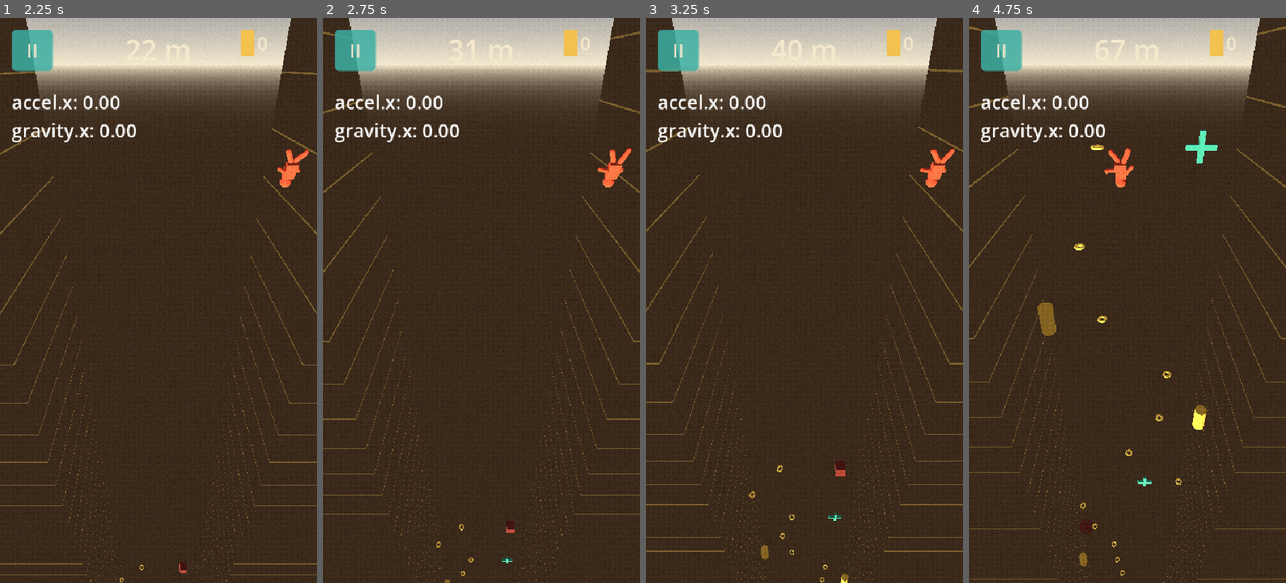
Above: before the commit, frames 1-4 (left to right).
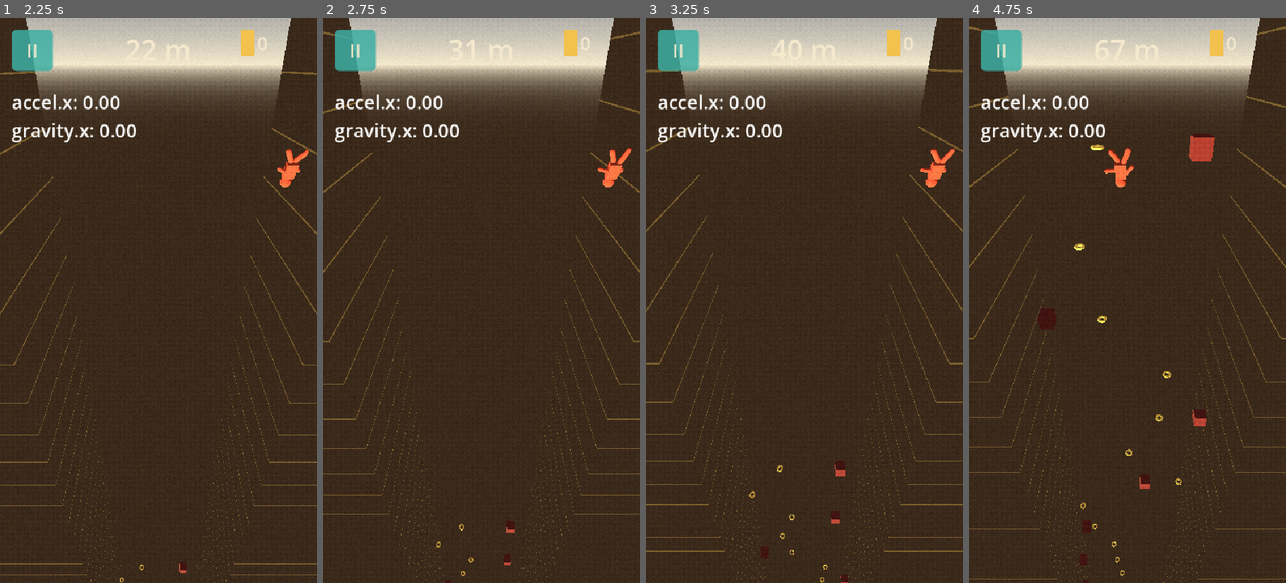
Above: after the commit, the same moments.

Repository: quvntvn/Hyperdive
Game: Godot game, scene res://scenes/game/main_game.tscn
The game is run twice, just before and just after one commit, with the same random seed, the same clock (stepped at 60 frames per second) and the same inputs. This scene is started directly instead of the project's main scene.
Inputs (mouse positions are in pixels of both pictures, inside the frame that each line leads up to):
- Up to frame 1 (2.25 s): tap Enter at 0.5 s; move the mouse to (228, 272) at 0.52 s; hold D (move_right) 0.53-1.25 s; tap 1 at 0.6 s; click (228, 272) at 0.67 s; drag from (95, 328) to (142, 413) at 1.27 s; move the mouse to (190, 176) at 2.02 s; hold D (move_right) from 2.03 s (still down); tap 3 at 2.1 s
- Up to frame 2 (2.75 s): keep holding D (move_right)
- Up to frame 3 (3.25 s): release D (move_right) at 2.75 s; drag from (788, 413) to (709, 215) at 2.77 s
- Up to frame 4 (4.75 s): move the mouse to (1222, 385) at 3.52 s; hold A (move_left) 3.53-4.25 s; tap 2 at 3.6 s; drag from (1032, 215) to (1079, 159) at 4.27 s

Frame 1 is identical in both runs. In frame 2, less than 0.1% of the frame differs, in the area x 38-60%, y 95-100%; in frame 3, 0.1%; in frame 4, 0.9%, in the area x 21-79%, y 19-100%.

Commit message:
tune(obstacles): un seul type d'obstacle (Box par défaut)
Supprime Pillar, Saturn, Star de obstacle_scenes dans main_game.tscn.
Pour changer de type, remplacer ObstacleBoxScene par une autre scène dans
l'array. Ext_resources inutilisées retirées du fichier.

Co-Authored-By: Claude Sonnet 4.6 <noreply@anthropic.com>

Diff:
--- a/hyperdive/scenes/game/main_game.tscn
+++ b/hyperdive/scenes/game/main_game.tscn
@@ -10,9 +10,6 @@
 [ext_resource type="PackedScene" path="res://scenes/ui/game_hud.tscn" id="GameHUDScene"]
 [ext_resource type="PackedScene" path="res://scenes/ui/game_over_screen.tscn" id="GameOverScreenScene"]
 [ext_resource type="PackedScene" path="res://scenes/obstacles/obstacle_box.tscn" id="ObstacleBoxScene"]
-[ext_resource type="PackedScene" path="res://scenes/obstacles/obstacle_pillar.tscn" id="ObstaclePillarScene"]
-[ext_resource type="PackedScene" path="res://scenes/obstacles/obstacle_saturn.tscn" id="ObstacleSaturnScene"]
-[ext_resource type="PackedScene" path="res://scenes/obstacles/obstacle_star.tscn" id="ObstacleStarScene"]
 [ext_resource type="PackedScene" path="res://scenes/player/player.tscn" id="PlayerScene"]
 [ext_resource type="PackedScene" path="res://scenes/effects/post_process.tscn" id="PostProcessScene"]
 [ext_resource type="PackedScene" path="res://scenes/ui/shop_screen.tscn" id="ShopScreenScene"]
@@ -65,7 +62,7 @@
 [node name="ObstacleSpawner" type="Node3D" parent="." unique_id=1107436819]
 script = ExtResource("SpawnerScript")
 player_path = NodePath("../Player")
-obstacle_scenes = Array[PackedScene]([ExtResource("ObstacleBoxScene"), ExtResource("ObstaclePillarScene"), ExtResource("ObstacleStarScene"), ExtResource("ObstacleSaturnScene")])
+obstacle_scenes = Array[PackedScene]([ExtResource("ObstacleBoxScene")])
 
 [node name="PostProcess" parent="." unique_id=1022185359 instance=ExtResource("PostProcessScene")]
 
